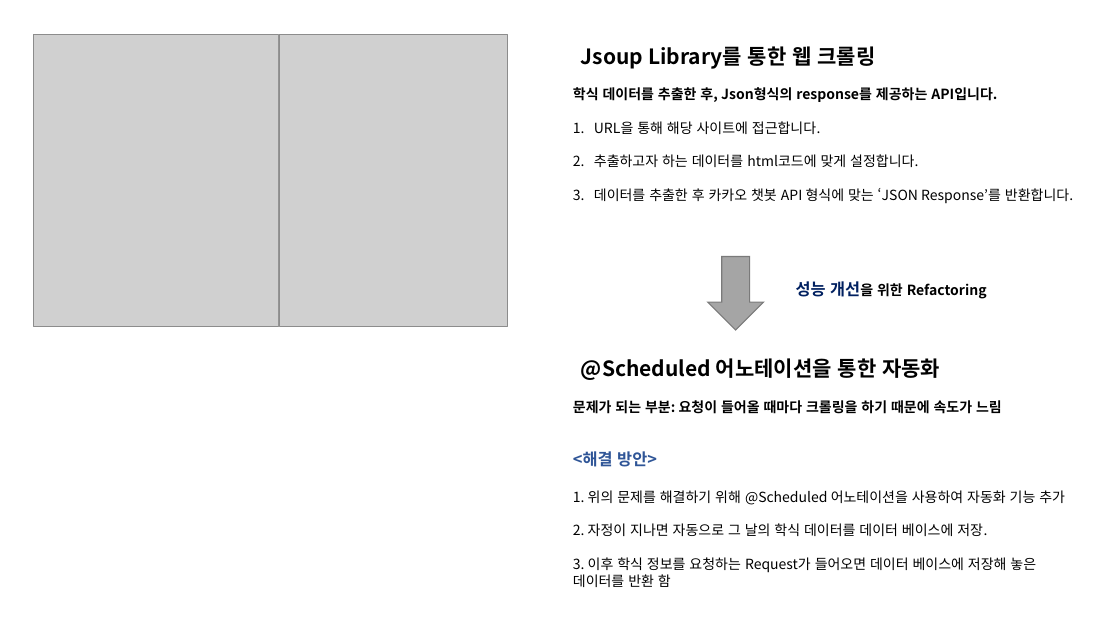
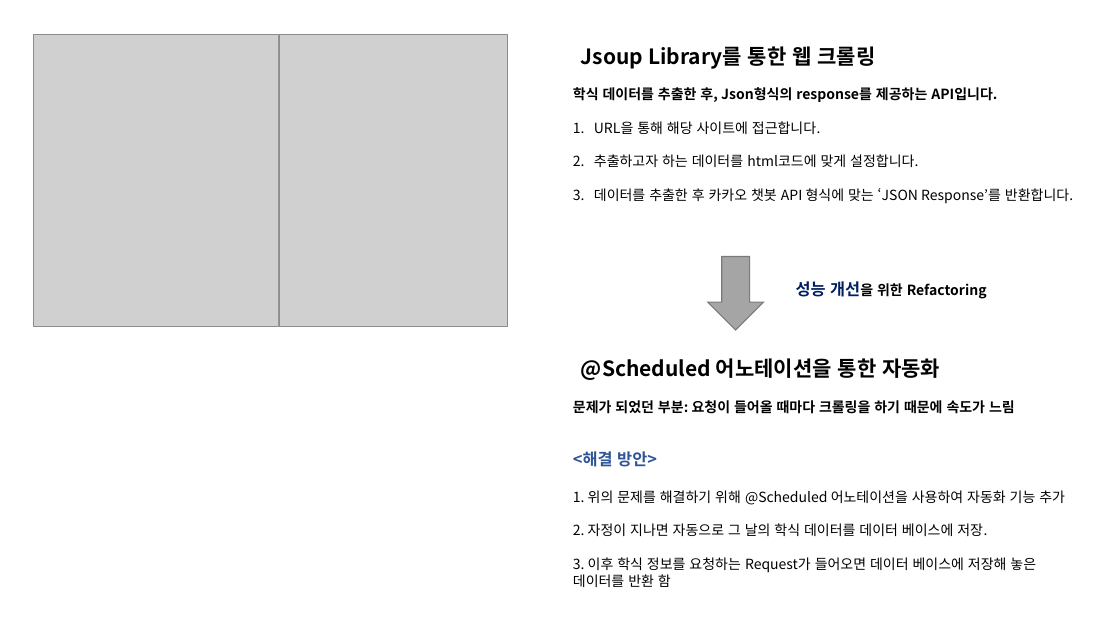
Before and after one commit to ohjinhokor/PortFolio, a slide deck: slide 5 of 오진호 포토폴리오.pptx. Drawn at 1120x630 pixels with LibreOffice and Linux fonts; fonts in the diff are those of the drawing; grey boxes stand for pictures; background and template pictures are left out. Boxes give left, top, right and bottom in pixels: in the first picture for what was removed or moved away, otherwise in the second. Text is boxed around its words. In the diff, an @@ line names an element or a change of style, - is before the commit and + after.

```diff
--- a/오진호 포토폴리오.pptx
+++ b/오진호 포토폴리오.pptx
@@ text at box(573, 400, 1015, 414): text changed @@
-문제가 되는 부분: 요청이 들어올 때마다 크롤링을 하기 때문에 속도가 느림
+문제가 되었던 부분: 요청이 들어올 때마다 크롤링을 하기 때문에 속도가 느림
```
Also in this commit, not shown: 1 other file.
